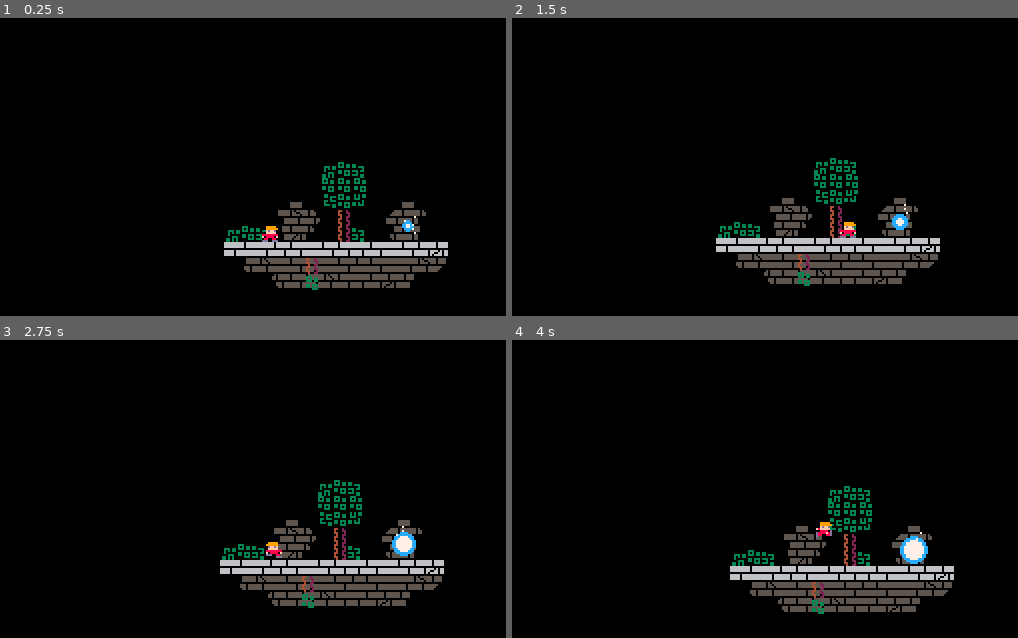
Above: before the commit, frames 1-4 (two rows, left to right).
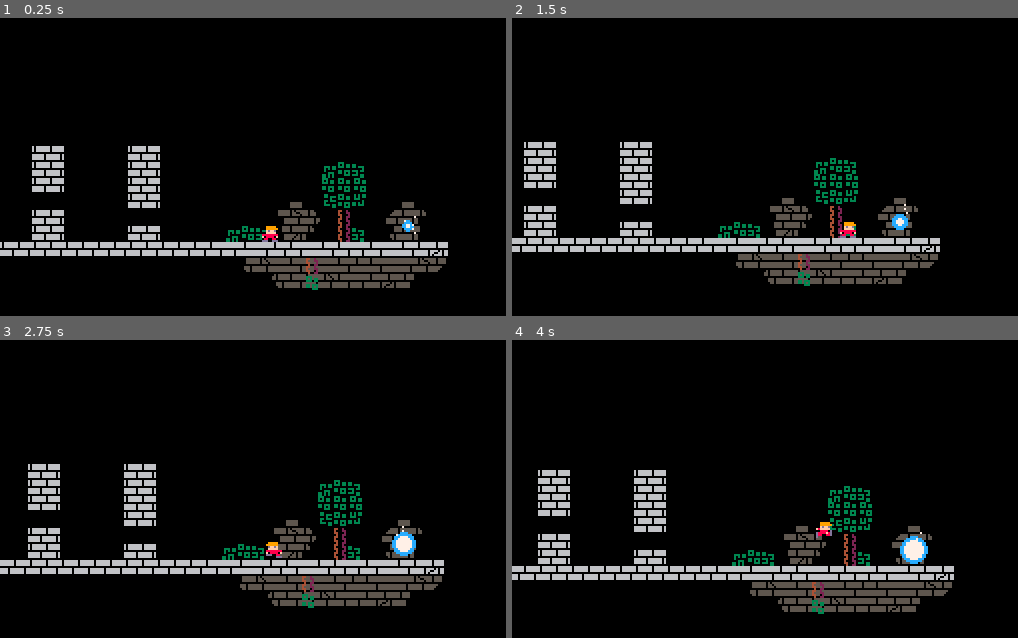
Above: after the commit, the same moments.

Repository: HarmonyHoney/tiny_crate
Game: Godot game, scene res://Map/map0.tscn
The game is run twice, just before and just after one commit, with the same random seed, the same clock (stepped at 60 frames per second) and the same inputs.
Inputs (mouse positions are in pixels of both pictures, inside the frame that each line leads up to):
- Up to frame 1 (0.25 s): no input
- Up to frame 2 (1.5 s): move the mouse to (972, 178) at 0.52 s; hold Right (right) 0.53-1.25 s; tap X (action) at 0.6 s; click (972, 178) at 0.67 s; tap Z (jump) at 0.77 s; drag from (704, 214) to (800, 271) at 1.27 s
- Up to frame 3 (2.75 s): move the mouse to (384, 441) at 2.02 s; hold Left (left) from 2.03 s (still down); tap - (window_shrink) at 2.1 s
- Up to frame 4 (4 s): release Left (left) at 2.75 s; drag from (800, 593) to (638, 465) at 2.77 s; move the mouse to (outside the picture) at 3.52 s; hold Right (right) from 3.53 s (still down); tap = (window_expand) at 3.6 s; tap Z (jump) at 3.77 s

The runs differ from the first frame. In frame 1, 3.8% of the frame differs, in the area x 0-45%, y 42-80%; in frame 2, 3.7%; in frame 3, 3.8%; in frame 4, 3.7%.

Commit message:
juicy screenshake n such

Diff:
--- a/Map/map0.tscn
+++ b/Map/map0.tscn
@@ -10,7 +10,7 @@
 [node name="Node2D" type="Node2D"]
 
 [node name="SolidTileMap" parent="." instance=ExtResource( 4 )]
-tile_data = PoolIntArray( 65529, 0, 65538, 65530, 0, 65536, 65531, …(143 unchanged characters)…
+tile_data = PoolIntArray( -327705, 0, 0, -327704, 0, 0, -327699, 0, 0, -327698, 0, 0, -327693, 0, 0, -327692, 0, 0, -262169, 0, 0, -262168, 0, 0, -262163, 0, 0, -262162, 0, 0, -262157, 0, 0, -262156, 0, 0, -196627, 0, 0, -196626, 0, 0, -196621, 0, 0, -196620, 0, 0, -131097, 0, 0, -131096, 0, 0, -131085, 0, 0, -131084, 0, 0, -65561, 0, 0, -65560, 0, 0, -65555, 0, 0, -65554, 0, 0, -25, 0, 0, -24, 0, 0, -19, 0, 0, -18, 0, 0, -13, 0, 0, -12, 0, 0, 65507, 0, 0, 65508, 0, 0, 65509, 0, 0, 65510, 0, 0, 65511, 0, 0, 65512, 0, 0, 65513, 0, 0, 65514, 0, 0, 65515, 0, 0, 65516, 0, 0, 65517, 0, 0, 65518, 0, 0, 65519, 0, 0, 65520, 0, 0, 65521, 0, 0, 65522, 0, 0, 65523, 0, 0, 65524, 0, 0, 65525, 0, 0, 65526, 0, 0, 65527, 0, 0, 65528, 0, 0, 65529, 0, 65538, 65530, 0, 65536, 65531, …(143 unchanged characters)…
 
 [node name="SpikeTileMap" parent="." instance=ExtResource( 7 )]
 z_as_relative = false
--- a/Script/Actor.gd
+++ b/Script/Actor.gd
@@ -157,7 +157,7 @@
 # jump corner correction
 func wiggle_y(step):
 	# wiggle around and look for an open space
-	for i in [1, -1, 2, -2]:
+	for i in [1, -1, 2, -2, 3, -3]:
 		if not is_area_solid(position.x + i, position.y + step):
 			return i
 	return null
--- a/Script/Box.gd
+++ b/Script/Box.gd
@@ -29,6 +29,7 @@
 		speed_x = 0
 		node_audio.pitch_scale = 1 + rand_range(-0.2, 0.2)
 		node_audio.play()
+		Shared.node_camera_game.shake(2)
 	last_floor = is_on_floor
 
 	is_pushed = false
--- a/Script/GameCamera.gd
+++ b/Script/GameCamera.gd
@@ -33,3 +33,8 @@
 
 	position.x = round(pos_current.x)
 	position.y = round(pos_current.y)
+
+# super simple screen shake
+func shake(dist : int):
+	pos_current.x +=  dist if randf() < 0.5 else -dist
+	pos_current.y +=  dist if randf() < 0.5 else -dist
--- a/Script/Player.gd
+++ b/Script/Player.gd
@@ -75,7 +75,7 @@
 	var btnx = btn.d("right") - btn.d("left")
 	var btny = btn.d("down") - btn.d("up")
 
-	# pickup box
+	# pickup box // returns from func while picking up
 	if is_pickup:
 		if pickup_count < pickup_frames:
 			pickup_count += 1
@@ -237,6 +237,7 @@
 	var inst = scene_explosion.instance()
 	inst.position = position + (Vector2(4, 8) if is_pickup else Vector2(4, 4))
 	get_parent().add_child(inst)
+	Shared.node_camera_game.shake(8)
 
 	# drop box
 	if is_pickup:
@@ -253,6 +254,7 @@
 	var inst = scene_explosion2.instance()
 	inst.position = position + (Vector2(4, 8) if is_pickup else Vector2(4, 4))
 	get_parent().add_child(inst)
+	Shared.node_camera_game.shake(4)
 
 	# drop box
 	if is_pickup:
